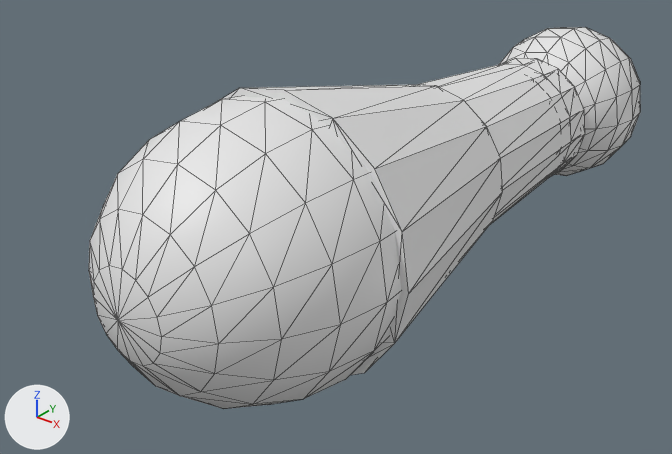
Renders of the glTF model godot/assets3d/props/range_pin_t3_5.glb from each side of a commit.
One viewpoint serves both versions: a 50 mm camera at (0.228, -0.158, 0.229) aimed at (-0.017, 0.149, 0.039). Arrows for +X, +Y and +Z are at lower left; the lights stay in place. The picture after the commit comes second. Mesh edges are drawn as thin lines. Vertices at exactly the same position are counted once.

Objects in the first picture: 'ob'.
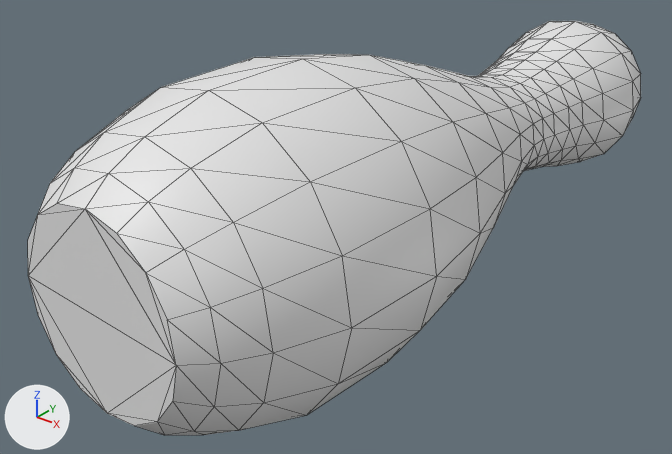
What differs and where, as boxes [x1, y1, x2, y2] in the pictures (672 x 454 px):
'ob', reshaped (11% wider, 8% taller)
    before: [89, 27, 640, 409]
    after: [28, 21, 641, 435]
part 1 of me_me_285, rebuilt
    before: [89, 96, 401, 409]
    after: [28, 21, 641, 435]
part 2 of me_me_285, deleted
    before: [500, 27, 640, 176]
part 3 of me_me_285, deleted
    before: [417, 64, 571, 224]
part 4 of me_me_285, deleted
    before: [215, 85, 503, 375]
part 5 of me_me_285, deleted
    before: [502, 58, 585, 177]

The edits, one by one:
me_me_285 is used by ob_ob; location (0.0, 0.0, 0.0).
me_me_285 had 420 vertices, 816 faces and spanned x -0.059..0.065, y 0.008..0.366, z 0.0..0.124.
me_me_285 now has 288 vertices, 572 faces and spans x -0.064..0.07, y -0.001..0.367, z 0.0..0.134.
me_me_285 part 1: the loose piece of 146 vertices spanning x -0.057..0.063, y 0.008..0.152, z 0.002..0.122 is rebuilt with 288 vertices and now spans x -0.064..0.07, y -0.001..0.367, z 0.0..0.134.
me_me_285 part 2: the loose piece of 146 vertices spanning x -0.031..0.053, y 0.274..0.366, z 0.02..0.104 is deleted.
me_me_285 part 3: the loose piece of 32 vertices spanning x -0.034..0.046, y 0.178..0.281, z 0.022..0.102 is deleted.
me_me_285 part 4: the loose piece of 32 vertices spanning x -0.059..0.065, y 0.088..0.191, z 0.0..0.124 is deleted.
me_me_285 part 5: the loose piece of 32 vertices spanning x -0.024..0.043, y 0.266..0.283, z 0.029..0.095 is deleted.
Other edits to the shape of me_me_285 do not show in these pictures.
